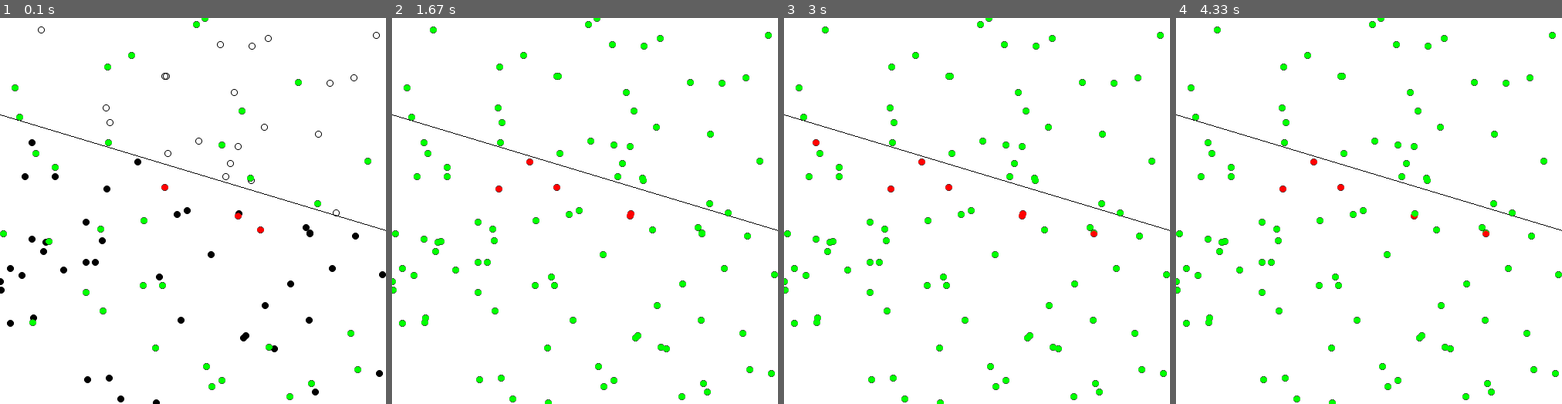
Above: before the commit, frames 1-4 (left to right).
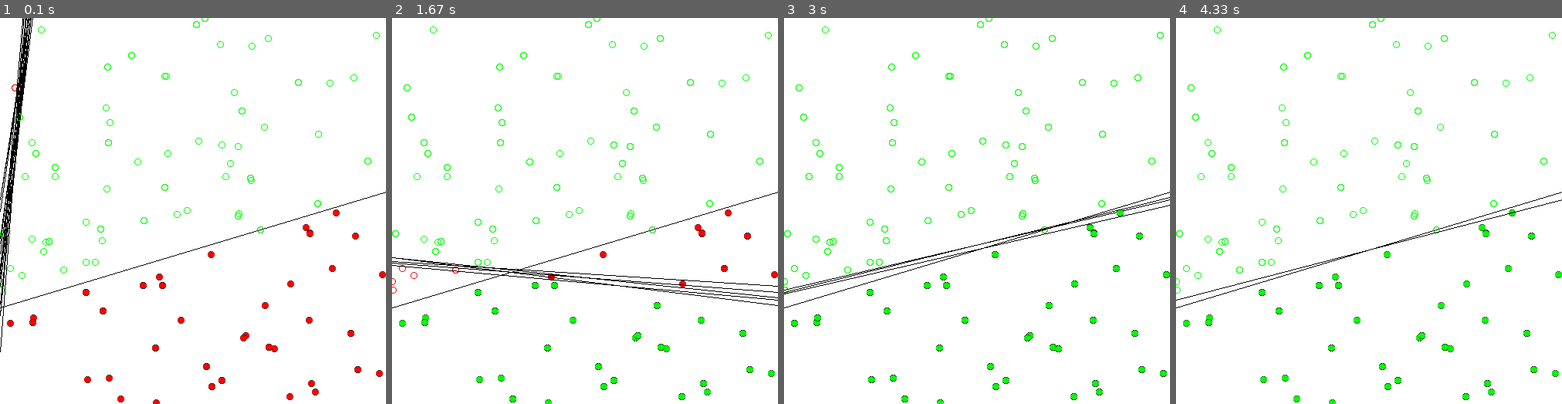
Above: after the commit, the same moments.

Repository: AudriusKniuras/pygame
Game: pygame game, started from neural_network/main.py
The game is run twice, just before and just after one commit, with the same random seed, the same clock (stepped at 60 frames per second) and the same inputs.
Inputs:
- Up to frame 1 (0.1 s): no input
- Up to frame 2 (1.67 s): no input
- Up to frame 3 (3 s): no input
- Up to frame 4 (4.33 s): no input

The runs differ from the first frame. In frame 1, 3.8% of the frame differs, in the area x 0-100%, y 0-100%; in frame 2, 3.1%; in frame 3, 2.6%; in frame 4, 2.2%.

Commit message:
perceptor v1 completed

Diff:
--- a/neural_network/main.py
+++ b/neural_network/main.py
@@ -16,7 +16,7 @@
 
 
 
-p = perceptron.Perceptron()
+p = perceptron.Perceptron(3)
 points = []
 
 screen = pygame.display.set_mode((500, 500))
@@ -31,10 +31,6 @@
 pygame.draw.line(screen, (0,0,0), (p1.pixelX(),p1.pixelY()), (p2.pixelX(),p2.pixelY()))
 
 
-inputs = [-1, 0.5]
-guess = p.guess(inputs)
-print(guess)
-
 running = True
 
 while running:
@@ -42,8 +38,25 @@
         if event.type == pygame.QUIT:
             running = False
 
+    screen.fill((255,255,255))
     for point in points:
-        inputs = [point.x, point.y]
+        color = (255, 0, 0)
+        inputs = [point.x, point.y, point.bias]
+        target = point.label
+        guess = p.guess(inputs)
+        if guess == target:
+            color = (0, 255, 0)
+        point.show(color)
+    pygame.display.update()
+
+    p1 = training.Point(screen, -1, other_stuff.line_function(-1))
+    p2 = training.Point(screen, 1, other_stuff.line_function(1))
+    pygame.draw.line(screen, (0,0,0), (p1.pixelX(),p1.pixelY()), (p2.pixelX(),p2.pixelY()))
+
+    for point in points:
+
+
+        inputs = [point.x, point.y, point.bias]
         target = point.label
 
         # target is the known answer
@@ -53,13 +66,14 @@
         guess = p.guess(inputs)
         if guess == target:
             color = (0, 255, 0)
+        point.show(color)
 
+        # get new points for the line, to see where the line is now
+        p1 = training.Point(screen, -1, p.guessY(-1))
+        p2 = training.Point(screen, 1, p.guessY(1))
 
-        # pygame.gfxdraw.filled_circle(screen, point.x, point.y, 4, color)
-        pygame.gfxdraw.filled_circle(screen, point.pixelX(), point.pixelY(), 4, color)
-
-        # pygame.time.wait(3)
+        pygame.draw.line(screen, (0,0,0), (p1.pixelX(),p1.pixelY()), (p2.pixelX(),p2.pixelY()))
+        pygame.time.wait(3)
         pygame.display.update()
 
-
     pygame.display.update()
--- a/neural_network/other_stuff.py
+++ b/neural_network/other_stuff.py
@@ -5,4 +5,4 @@
     return int(y)
 
 def line_function(x):
-    return -0.3*x + 0.2
+    return round(0.3*x - 0.2, 2)
--- a/neural_network/perceptron.py
+++ b/neural_network/perceptron.py
@@ -10,12 +10,14 @@
 
 class Perceptron:
     weights = []
-    learning_rate = 0.1
+    learning_rate = 0.005
 
-    def __init__(self):
-        for i in range(2):
+    def __init__(self, weights_length):
+        # length-1, because the last weight is a bias, not random
+        for i in range(weights_length-1):
             self.weights.append(round(random.uniform(-1,1), 2))
-        # self.weights.append
+        # append bias - 1
+        self.weights.append(1)
 
     def guess(self, inputs):
         sum = 0
@@ -32,3 +34,15 @@
         error = target - guess
         for i, weight in enumerate(self.weights):
             self.weights[i] += error * inputs[i] * self.learning_rate
+
+    def guessY(self, x):
+        # line formula => mx+b
+        # m - line slope, b - Y axis interception
+        # m = self.weights[0] / self.weights[1]
+        # b = self.weights[2]
+        # return m*x+b
+        w0 = self.weights[0]
+        w1 = self.weights[1]
+        w2 = self.weights[2]
+
+        return round(-(w2/w1) - (w0/w1) * x, 2)
--- a/neural_network/training.py
+++ b/neural_network/training.py
@@ -8,6 +8,7 @@
     def __init__(self, screen, x=None, y=None):
         self.screen = screen
         self.bias = 1
+
         # self.x = random.randint(0, screen.get_width())
         # self.y = random.randint(0, screen.get_height())
         if x is None and y is None:
@@ -33,14 +34,14 @@
         transformed_y = other_stuff.affine_transformation(self.y, -1, 1, self.screen.get_height(), 0)
         return transformed_y
 
-    def show(self):
+    def show(self, color = (0,0,0)):
         if self.label == 1:
             # pygame.gfxdraw.aacircle(self.screen, self.x, self.y, 4, (0,0,0))
-
-            pygame.gfxdraw.aacircle(self.screen, self.pixelX(), self.pixelY(), 4, (0,0,0))
+            pygame.gfxdraw.aacircle(self.screen, self.pixelX(), self.pixelY(), 4, color)
+            # pygame.draw.circle(self.screen, color, (self.pixelX(), self.pixelY()), 5, 1)
 
         elif self.label == -1:
             # pygame.gfxdraw.aacircle(self.screen, self.x, self.y, 4, (0,0,0))
             # pygame.gfxdraw.filled_circle(self.screen, self.x, self.y, 4, (0,0,0))
             pygame.gfxdraw.aacircle(self.screen, self.pixelX(), self.pixelY(), 4, (0,0,0))
-            pygame.gfxdraw.filled_circle(self.screen, self.pixelX(), self.pixelY(), 4, (0,0,0))
+            pygame.gfxdraw.filled_circle(self.screen, self.pixelX(), self.pixelY(), 4, color)
